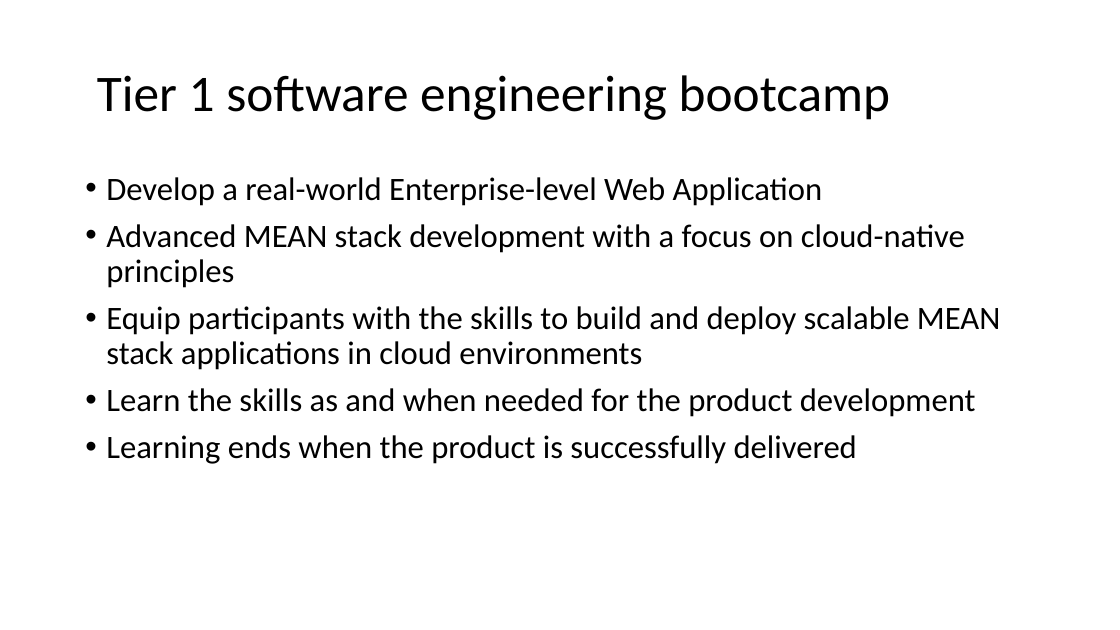
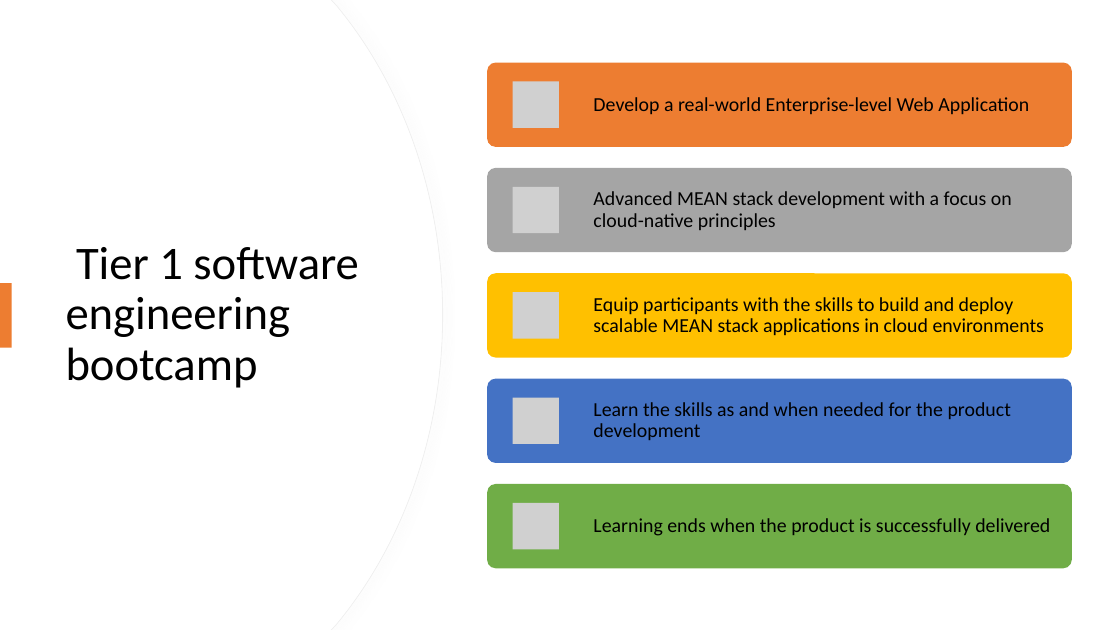
Before and after one commit to AitrichAcademyMeanStack/personal-finance-manager-workshop-ppts, a slide deck: slide 16 of Workshop-conclusion/MEAN Stack Conclusion.pptx. Drawn at 1120x630 pixels with LibreOffice and Linux fonts; fonts in the diff are those of the drawing; grey boxes stand for pictures. Boxes give left, top, right and bottom in pixels: in the first picture for what was removed or moved away, otherwise in the second. Text is boxed around its words. In the diff, an @@ line names an element or a change of style, - is before the commit and + after.

```diff
--- a/Workshop-conclusion/MEAN Stack Conclusion.pptx
+++ b/Workshop-conclusion/MEAN Stack Conclusion.pptx
@@ freeform shape added at (x1=0, y1=0, x2=443, y2=630), fill #FFFFFF, outline #EFEFEF 0.75 pt @@
@@ freeform shape added at (x1=0, y1=0, x2=442, y2=630), fill #FFFFFF @@
@@ title "Tier 1 software engineering bootcamp" moved from (x1=97, y1=75, x2=890, y2=120) to (x1=66, y1=247, x2=358, y2=388) @@
@@ title "Tier 1 software engineering bootcamp" at (x1=66, y1=247, x2=358, y2=388): size 44 to 40 pt @@
@@ text removed at (x1=106, y1=177, x2=1000, y2=464) @@
-• Develop a real-world Enterprise-level Web Application
-• Advanced MEAN stack development with a focus on cloud-native principles
-• Equip participants with the skills to build and deploy scalable MEAN stack applications in cloud environments
-• Learn the skills as and when needed for the product development
-• Learning ends when the product is successfully delivered
@@ rectangle added at (x1=0, y1=283, x2=12, y2=348), fill #ED7D31 @@
@@ group added at (x1=487, y1=62, x2=1072, y2=568): 5 rounded rectangles, 5 pictures, 5 texts @@
+Develop a real-world Enterprise-level Web Application
+Advanced MEAN stack development with a focus on cloud-native principles
+Equip participants with the skills to build and deploy scalable MEAN stack applications in cloud environments
+Learn the skills as and when needed for the product development
+Learning ends when the product is successfully delivered
```
Also in this commit, not shown: 17 other slides changed, 1 other file.
